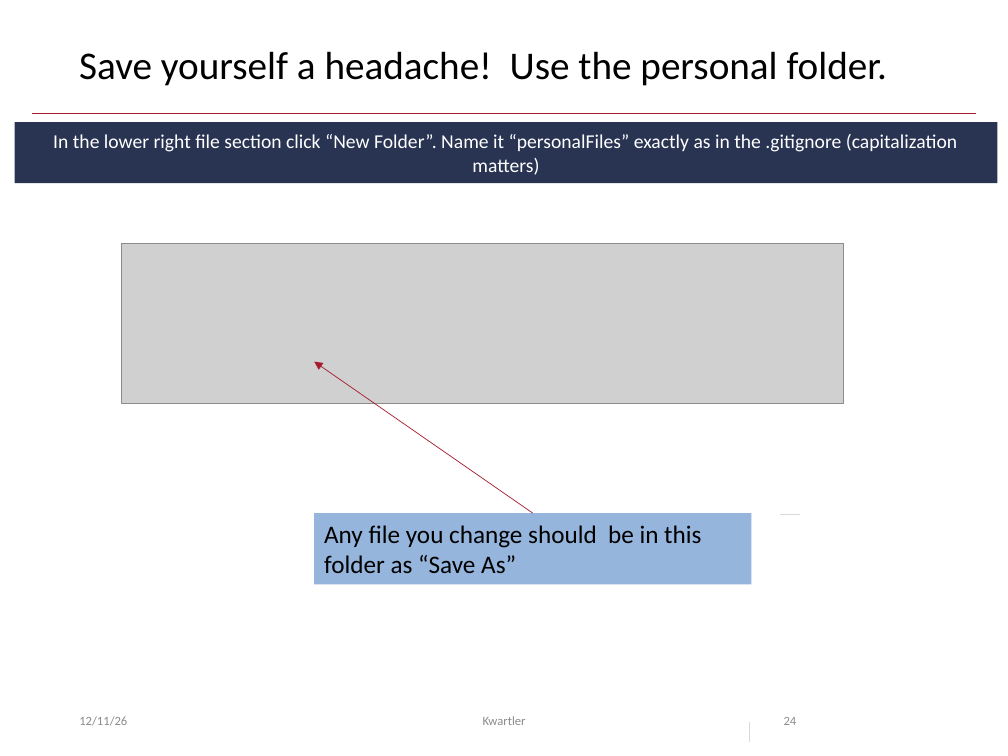
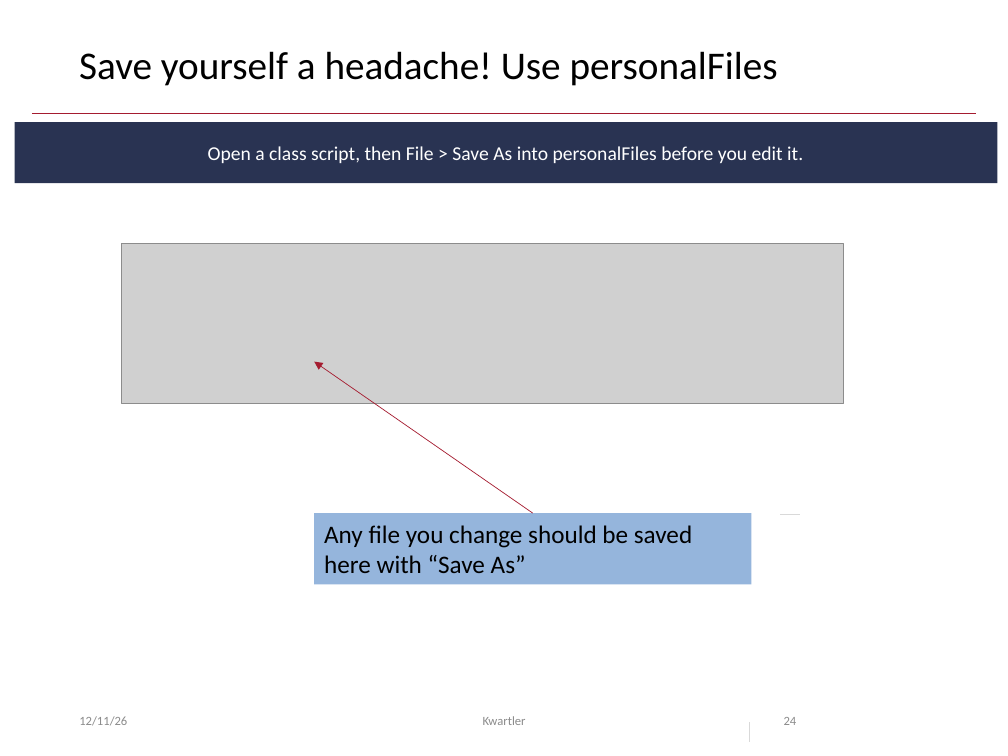
Before and after one commit to kwartler/Vienna_Dec_26, a slide deck: slide 24 of lessons/day1/A_welcome_course_overview.pptx. Drawn at 1008x756 pixels with LibreOffice and Linux fonts; fonts in the diff are those of the drawing; grey boxes stand for pictures. Boxes give left, top, right and bottom in pixels: in the first picture for what was removed or moved away, otherwise in the second. Text is boxed around its words. In the diff, an @@ line names an element or a change of style, - is before the commit and + after.

```diff
--- a/lessons/day1/A_welcome_course_overview.pptx
+++ b/lessons/day1/A_welcome_course_overview.pptx
@@ title at (x1=79, y1=51, x2=778, y2=86): text changed @@
-Save yourself a headache! Use the personal folder.
+Save yourself a headache! Use personalFiles
@@ text in rectangle at (x1=208, y1=146, x2=803, y2=163): text changed @@
-In the lower right file section click “New Folder”. Name it “personalFiles” exactly as in the .gitignore (capitalization matters)
+Open a class script, then File > Save As into personalFiles before you edit it.
@@ text in rectangle at (x1=324, y1=525, x2=692, y2=573): text changed @@
-Any file you change should be in this folder as “Save As”
+Any file you change should be saved here with “Save As”
```
Also in this commit, not shown: 3 other slides changed.
